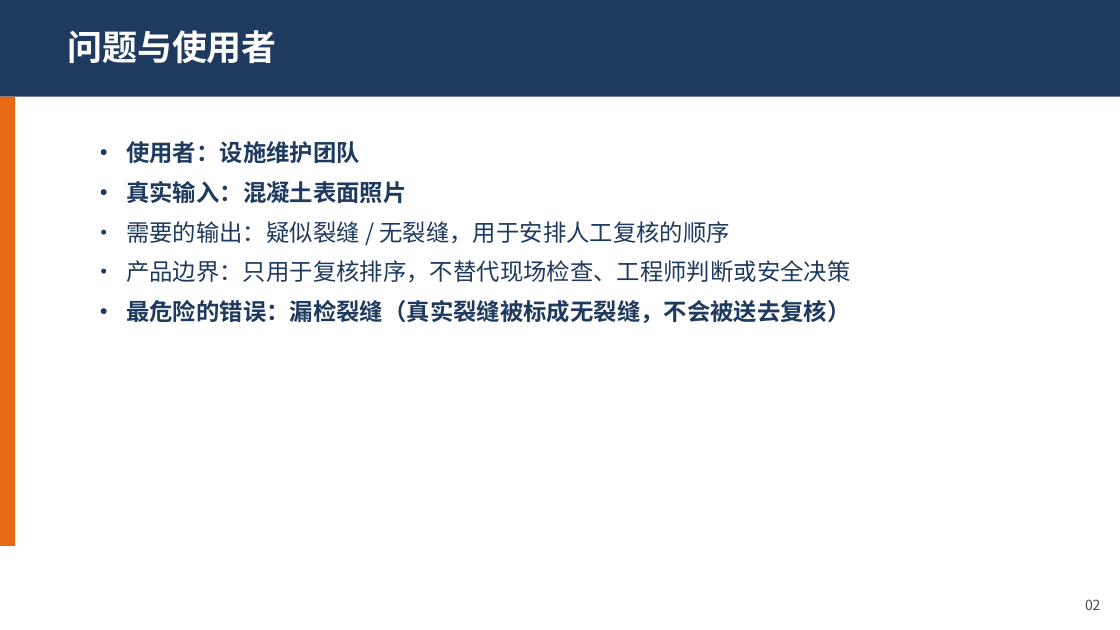
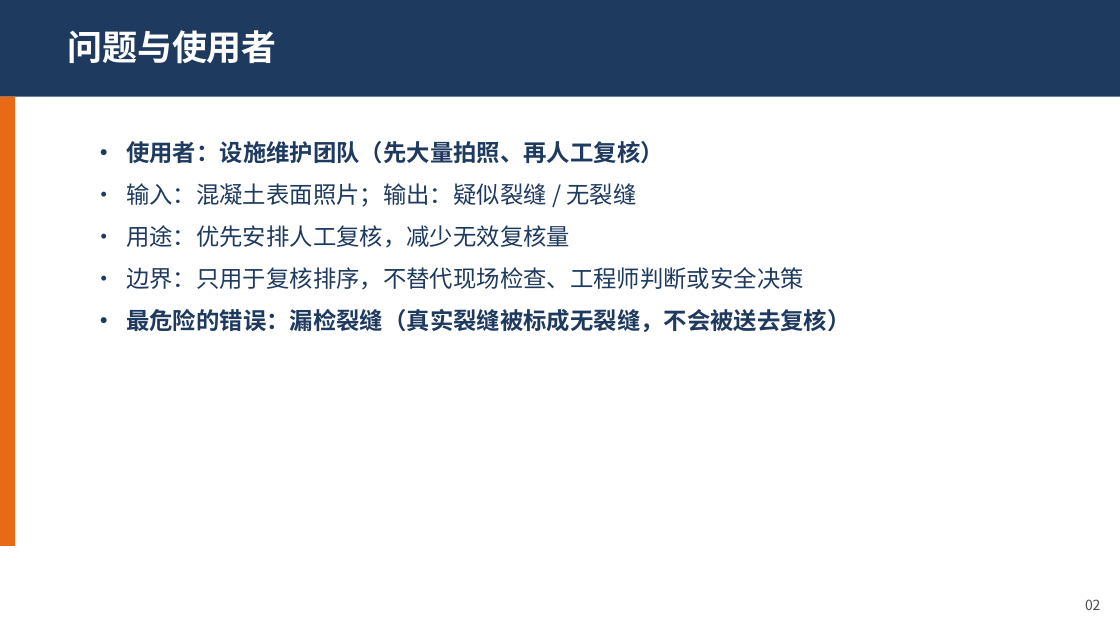
Before and after one commit to tissuefish/ai-camp-2026-d2-xuanhaochen-u202410766, a slide deck: slide 2 of presentation.pptx. Drawn at 1120x630 pixels with LibreOffice and Linux fonts; fonts in the diff are those of the drawing. Boxes give left, top, right and bottom in pixels: in the first picture for what was removed or moved away, otherwise in the second. Text is boxed around its words. In the diff, an @@ line names an element or a change of style, - is before the commit and + after.

```diff
--- a/presentation.pptx
+++ b/presentation.pptx
@@ text at bbox=[126, 141, 804, 290]: text changed @@
-• 使用者：设施维护团队
-• 真实输入：混凝土表面照片
-• 需要的输出：疑似裂缝 / 无裂缝，用于安排人工复核的顺序
-• 产品边界：只用于复核排序，不替代现场检查、工程师判断或安全决策
+• 使用者：设施维护团队（先大量拍照、再人工复核）
+• 输入：混凝土表面照片；输出：疑似裂缝 / 无裂缝
+• 用途：优先安排人工复核，减少无效复核量
+• 边界：只用于复核排序，不替代现场检查、工程师判断或安全决策
@@ text at bbox=[126, 309, 850, 332]: more space between paragraphs @@
```
Also in this commit, not shown: 3 other slides changed, 6 slides removed.
